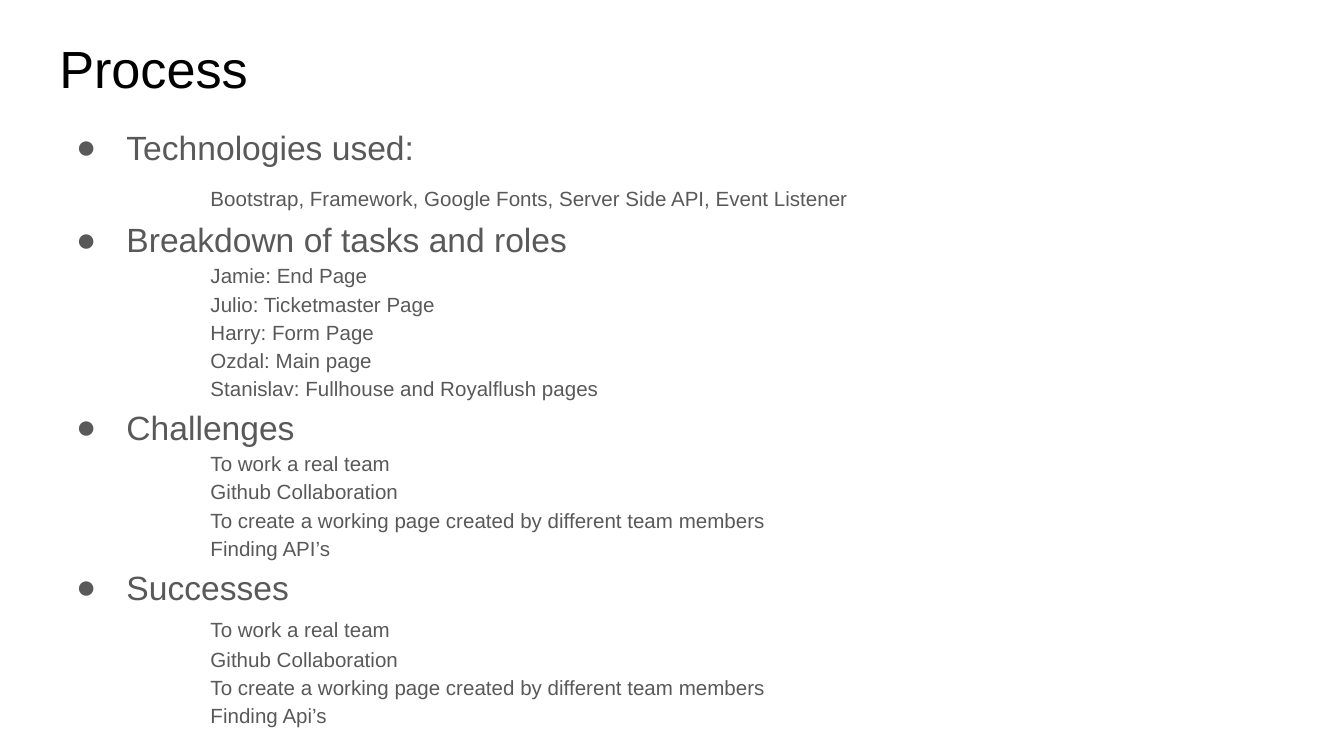
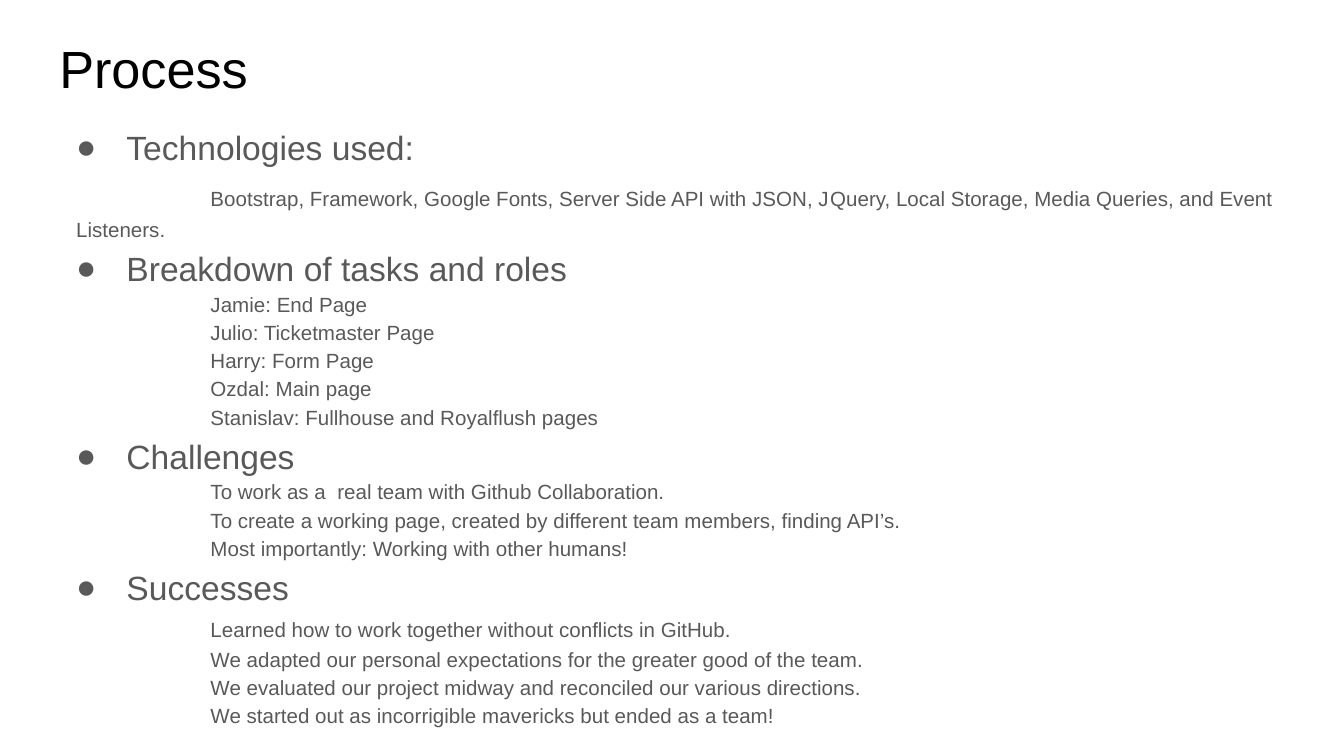
Before and after one commit to harrymac1972/vegas-baby, a slide deck: slide 4 of assets/documents/Las Vegas Trip Organizer Presentation.pptx. Drawn at 1344x756 pixels with LibreOffice and Linux fonts; fonts in the diff are those of the drawing. Boxes give left, top, right and bottom in pixels: in the first picture for what was removed or moved away, otherwise in the second. Text is boxed around its words. In the diff, an @@ line names an element or a change of style, - is before the commit and + after.

```diff
--- a/assets/documents/Las Vegas Trip Organizer Presentation.pptx
+++ b/assets/documents/Las Vegas Trip Organizer Presentation.pptx
@@ text at (x1=76, y1=191, x2=1273, y2=237): text changed @@
-Bootstrap, Framework, Google Fonts, Server Side API, Event Listener
+Bootstrap, Framework, Google Fonts, Server Side API with JSON, JQuery, Local Storage, Media Queries, and Event Listeners.
@@ text at (x1=210, y1=484, x2=900, y2=561): text changed @@
-To work a real team
-Github Collaboration
-To create a working page created by different team members
-Finding API’s
+To work as a real team with Github Collaboration.
+To create a working page, created by different team members, finding API’s.
+Most importantly: Working with other humans!
@@ text at (x1=210, y1=622, x2=862, y2=728): text changed @@
-To work a real team
-Github Collaboration
-To create a working page created by different team members
-Finding Api’s
+Learned how to work together without conflicts in GitHub.
+We adapted our personal expectations for the greater good of the team.
+We evaluated our project midway and reconciled our various directions.
+We started out as incorrigible mavericks but ended as a team!
```
Also in this commit, not shown: 3 other slides changed.
